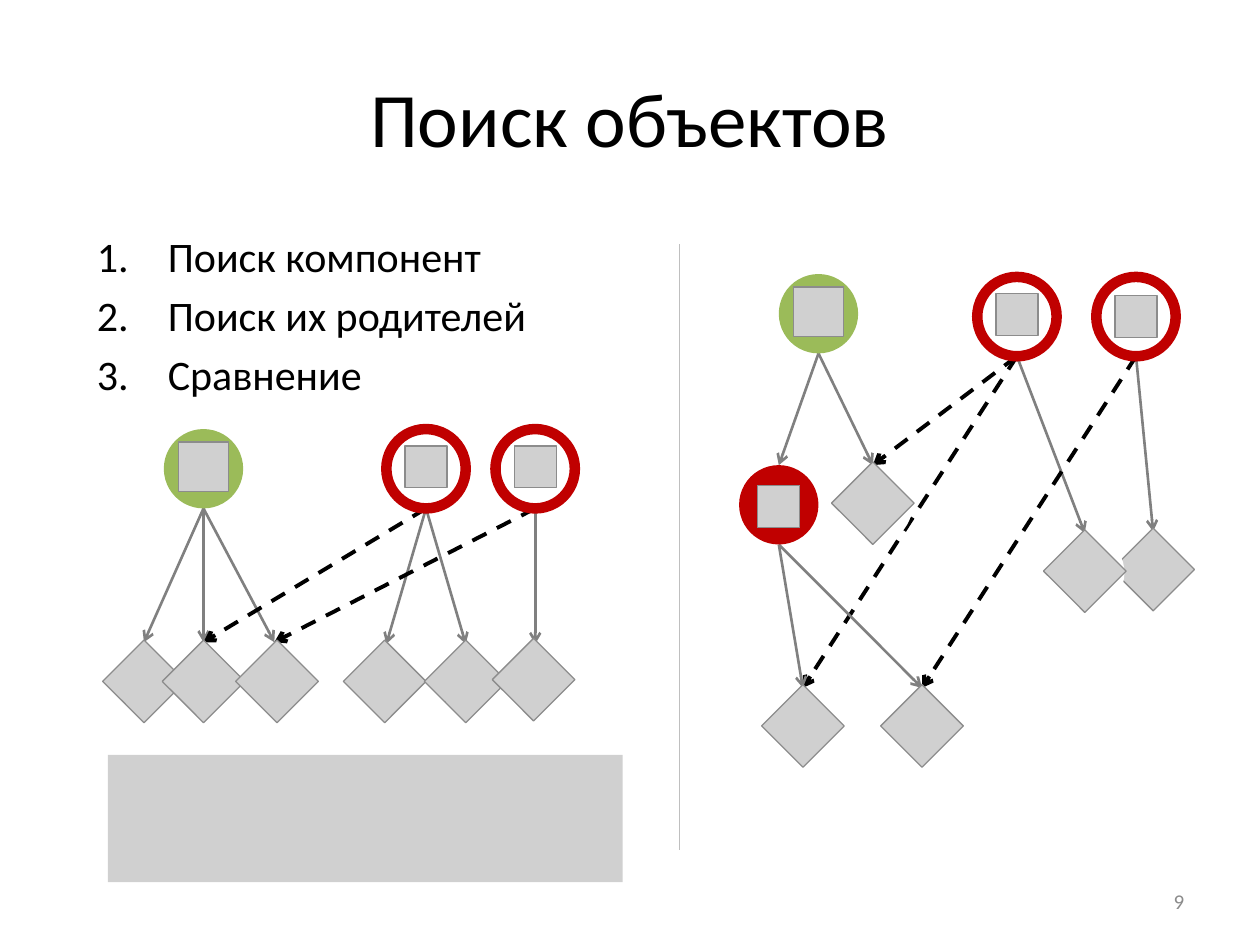
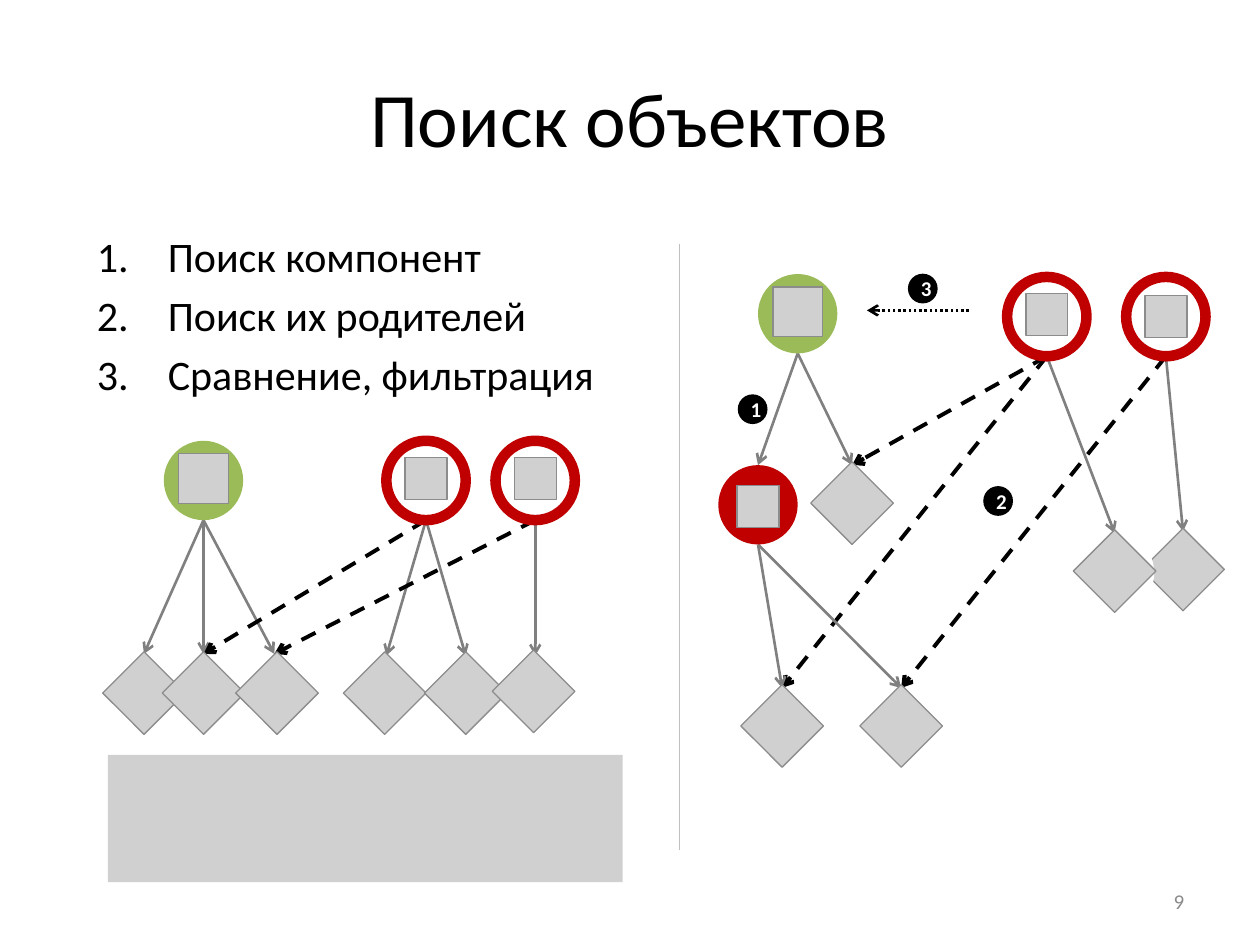
Before and after one commit to Otann/diploma, a slide deck: slide 9 of slides.pptx. Drawn at 1260x945 pixels with LibreOffice and Linux fonts; fonts in the diff are those of the drawing; grey boxes stand for pictures. Boxes give left, top, right and bottom in pixels: in the first picture for what was removed or moved away, otherwise in the second. Text is boxed around its words. In the diff, an @@ line names an element or a change of style, - is before the commit and + after.

```diff
--- a/slides.pptx
+++ b/slides.pptx
@@ ellipse added at (908,273,939,304), fill #000000, 12 pt, text #FFFFFF, bold @@
+3
@@ arrow added from (969, 310) to (867, 310), #000000 1.5 pt dashed @@
@@ 5 pictures, 5 ellipses, 4 arrows: place and size @@
-5 pictures, 5 ellipses, 4 arrows at (740,275,963,767)
+5 pictures, 5 ellipses, 4 arrows at (718,275,942,767)
@@ arrow moved from (1017, 357) - (803, 688) to (1047, 357) - (782, 688) @@
@@ arrow moved from (1017, 357) - (873, 465) to (1047, 357) - (852, 465) @@
@@ arrow moved from (1137, 357) - (922, 688) to (1166, 357) - (901, 688) @@
@@ 4 pictures, 4 ellipses, 2 arrows: place and size @@
-4 pictures, 4 ellipses, 2 arrows at (978,277,1194,612)
+4 pictures, 4 ellipses, 2 arrows at (1007,277,1224,612)
@@ text at (168,361,594,397): text changed @@
-3. Сравнение
+3. Сравнение, фильтрация
@@ ellipse added at (738,394,769,425), fill #000000, 12 pt, text #FFFFFF, bold @@
+1
@@ ellipse added at (983,486,1013,517), fill #000000, 12 pt, text #FFFFFF, bold @@
+2
@@ 9 pictures, 8 arrows, 3 ellipses: place and size @@
-9 pictures, 8 arrows, 3 ellipses at (103,430,575,723)
+9 pictures, 8 arrows, 3 ellipses at (103,441,575,734)
```
Also in this commit, not shown: 6 other slides changed, 11 other files.
